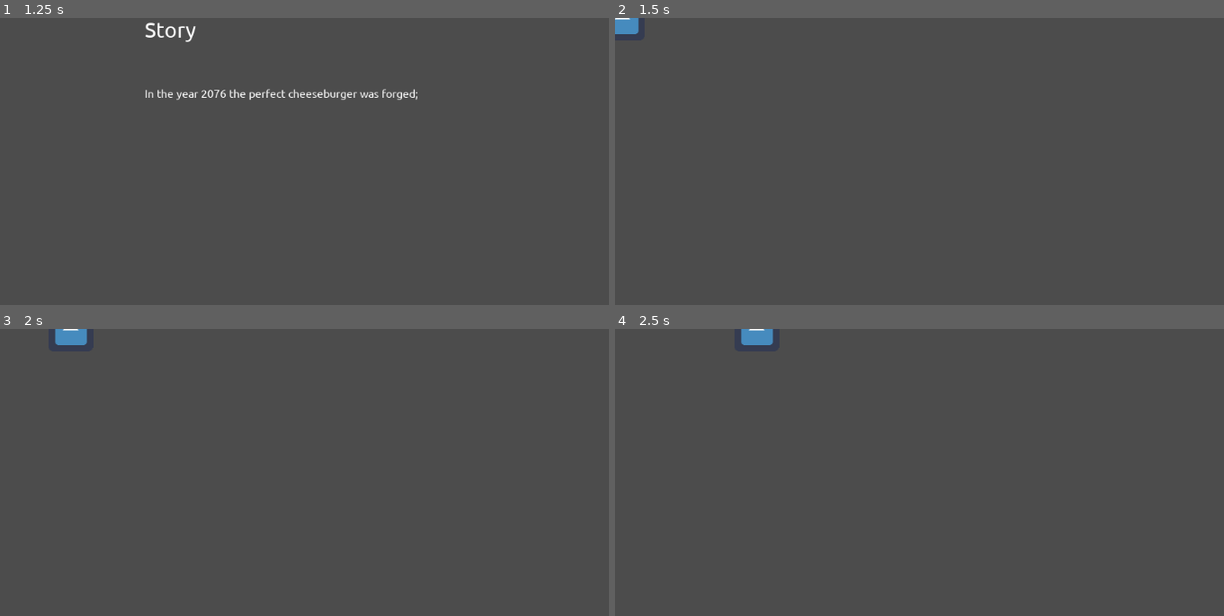
Above: before the commit, frames 1-4 (two rows, left to right).
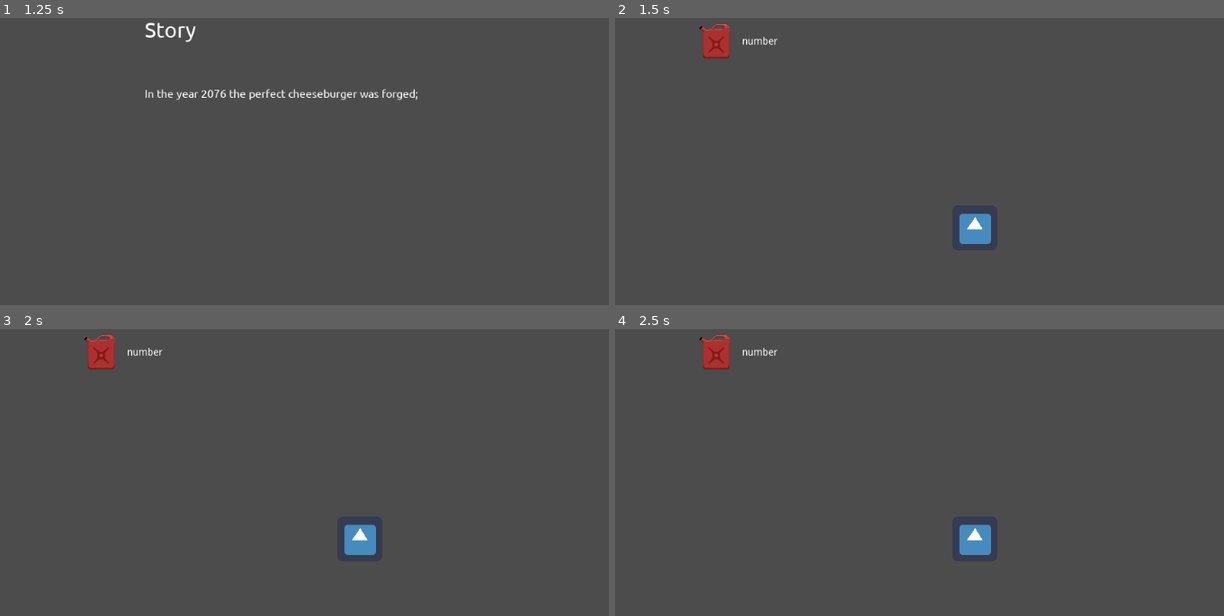
Above: after the commit, the same moments.

Repository: geoffreyswisher/adventure
Game: Godot game, scene res://scenes/main-menu/Main.tscn
Two runs of this game, one before a commit and one after it. Both use one fixed random seed, a clock stepped at 60 frames per second and the inputs below. The engine's default icon, where the game draws it, is replaced by a stand-in: a white triangle on a blue panel in a dark square.
Inputs:
- Up to frame 1 (1.25 s): click "Play" at 0.5 s
- Up to frame 2 (1.5 s): tap Enter (skip_dialogue) at 1.25 s; hold D (move_right) from 1.28 s (still down)
- Up to frame 3 (2 s): keep holding D (move_right); tap Space (plat_jump) at 1.52 s
- Up to frame 4 (2.5 s): keep holding D (move_right); tap Space (plat_jump) at 2.27 s

Frame 1 is identical in both runs. In frame 2, 1.3% of the frame differs, in the area x 0-62%, y 0-79%; in frame 3, 1.4%; in frame 4, 1.4%, in the area x 13-62%, y 0-79%.

Commit message:
almost there

Diff:
--- a/scenes/Player.tscn
+++ b/scenes/Player.tscn
@@ -16,3 +16,6 @@
 
 [node name="CollisionShape2D" type="CollisionShape2D" parent="."]
 shape = SubResource( 1 )
+
+[node name="Camera2D" type="Camera2D" parent="."]
+current = true
--- a/scenes/Ship.tscn
+++ b/scenes/Ship.tscn
@@ -1,14 +1,53 @@
-[gd_scene load_steps=3 format=2]
+[gd_scene load_steps=5 format=2]
 
 [ext_resource path="res://assets/icon.png" type="Texture" id=1]
+[ext_resource path="res://scripts/Ship.gd" type="Script" id=2]
+[ext_resource path="res://assets/fuel.png" type="Texture" id=3]
 
 [sub_resource type="RectangleShape2D" id=1]
 extents = Vector2( 32, 32 )
 
 [node name="Ship" type="KinematicBody2D"]
+script = ExtResource( 2 )
 
 [node name="CollisionShape2D" type="CollisionShape2D" parent="."]
 shape = SubResource( 1 )
 
 [node name="Sprite" type="Sprite" parent="."]
 texture = ExtResource( 1 )
+
+[node name="Camera2D" type="Camera2D" parent="."]
+current = true
+
+[node name="UI" type="MarginContainer" parent="."]
+margin_left = -400.0
+margin_top = -300.0
+margin_right = 512.0
+margin_bottom = -200.0
+__meta__ = {
+"_edit_use_anchors_": false
+}
+
+[node name="Bar" type="HBoxContainer" parent="UI"]
+margin_right = 912.0
+margin_bottom = 100.0
+
+[node name="marg" type="MarginContainer" parent="UI/Bar"]
+margin_bottom = 100.0
+
+[node name="Bar" type="HBoxContainer" parent="UI/Bar/marg"]
+margin_bottom = 100.0
+
+[node name="Sprite" type="Sprite" parent="UI/Bar/marg/Bar"]
+texture = ExtResource( 3 )
+centered = false
+
+[node name="Parts" type="Label" parent="UI/Bar/marg/Bar/Sprite"]
+margin_left = 69.0519
+margin_top = 27.126
+margin_right = 119.052
+margin_bottom = 41.126
+text = "number"
+__meta__ = {
+"_edit_use_anchors_": false
+}
--- a/scenes/open-space/Main.tscn
+++ b/scenes/open-space/Main.tscn
@@ -1,9 +1,7 @@
-[gd_scene load_steps=3 format=2]
+[gd_scene load_steps=2 format=2]
 
-[ext_resource path="res://scripts/Ship.gd" type="Script" id=1]
 [ext_resource path="res://scenes/Ship.tscn" type="PackedScene" id=2]
 
 [node name="Main" type="Node2D"]
 
 [node name="Ship" parent="." instance=ExtResource( 2 )]
-script = ExtResource( 1 )
--- a/scenes/planet1/player.gd
+++ b/scenes/planet1/player.gd
@@ -37,7 +37,7 @@
 	# collision detection
 	for i in get_slide_count():
 		if get_slide_collision(i).collider.name == "Fuel":
-			emit_signal("collided", get_slide_collision(i).collider)
+			get_tree().change_scene("res://scenes/open-space/Main.tscn")
 
 
 	# input detection
--- a/scenes/random-planet/Main.tscn
+++ b/scenes/random-planet/Main.tscn
@@ -1,8 +1,11 @@
-[gd_scene load_steps=4 format=2]
+[gd_scene load_steps=5 format=2]
 
 [ext_resource path="res://scenes/random-planet/tile-set.tres" type="TileSet" id=1]
 [ext_resource path="res://scenes/Player.tscn" type="PackedScene" id=2]
-[ext_resource path="res://scripts/random-planet/Fuel.gd" type="Script" id=3]
+[ext_resource path="res://assets/fuel.png" type="Texture" id=3]
+
+[sub_resource type="RectangleShape2D" id=1]
+extents = Vector2( 21.0855, 25.8665 )
 
 [node name="Main" type="Node2D"]
 
@@ -14,8 +17,14 @@
 [node name="Player" parent="." instance=ExtResource( 2 )]
 position = Vector2( 256, 384 )
 
-[node name="Fuel" type="TileMap" parent="."]
-tile_set = ExtResource( 1 )
-format = 1
-tile_data = PoolIntArray( 65552, 13, 0 )
-script = ExtResource( 3 )
+[node name="Fuel" type="StaticBody2D" parent="."]
+position = Vector2( 1511, 218 )
+__meta__ = {
+"_edit_group_": true
+}
+
+[node name="CollisionShape2D" type="CollisionShape2D" parent="Fuel"]
+shape = SubResource( 1 )
+
+[node name="Sprite" type="Sprite" parent="Fuel"]
+texture = ExtResource( 3 )
--- a/scripts/Ship.gd
+++ b/scripts/Ship.gd
@@ -6,8 +6,10 @@
 var friction = 2
 var velocity = Vector2()
 
+var part_label = null
+
 func _ready():
-	pass
+	part_label = get_node("UI/Bar/marg/Bar/Sprite/Parts")
 
 
 
@@ -17,7 +19,10 @@
 
 	apply_friction()
 
-	move_and_slide(velocity)
+	if abs(position.x) > 2000 or abs(position.y) > 1000:
+		velocity = Vector2(0,0)
+
+	velocity = move_and_slide(velocity)
 
 func apply_friction():
 	if velocity.x > 0:
Binary file added: assets/fuel.png
Not shown, added: assets/fuel.png.import
